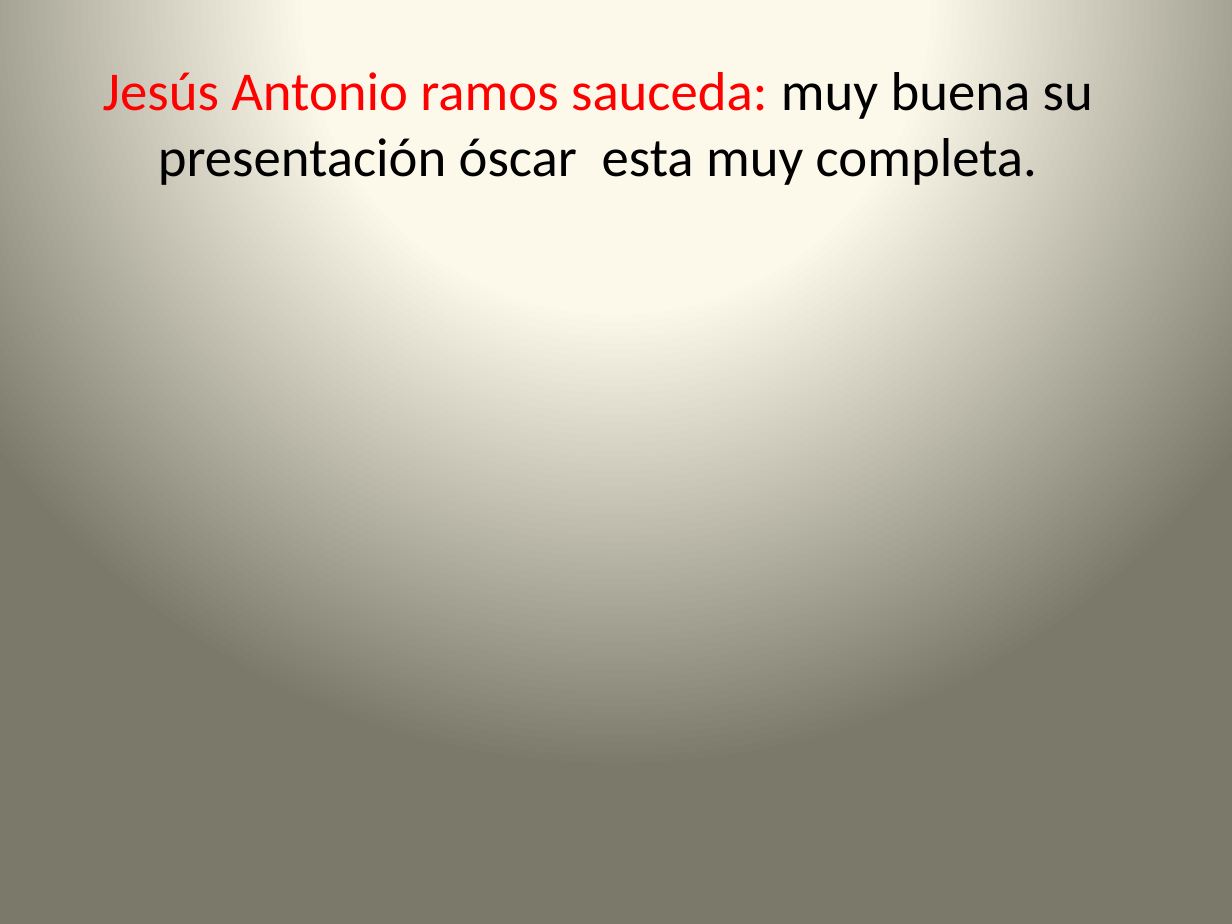
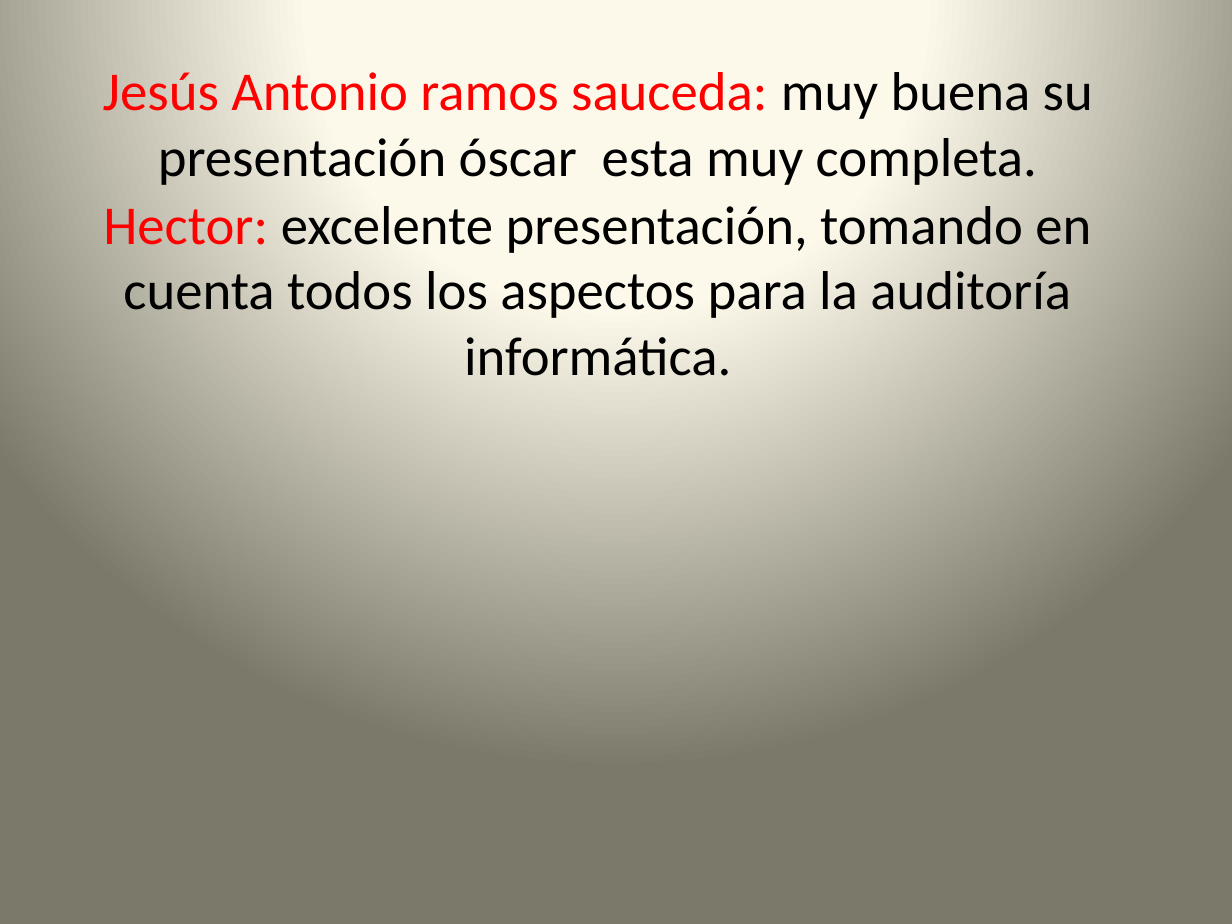
Before and after one commit to lc850/auditoria, a slide deck: slide 11 of OSCAR.pptx. Drawn at 1232x924 pixels with LibreOffice and Linux fonts; fonts in the diff are those of the drawing. Boxes give left, top, right and bottom in pixels: in the first picture for what was removed or moved away, otherwise in the second. Text is boxed around its words. In the diff, an @@ line names an element or a change of style, - is before the commit and + after.

Commit message:
hector

```diff
--- a/OSCAR.pptx
+++ b/OSCAR.pptx
@@ text added at (103,206,1091,376), 32 pt, text #000000 @@
+Hector: excelente presentación, tomando en cuenta todos los aspectos para la auditoría informática.
```
